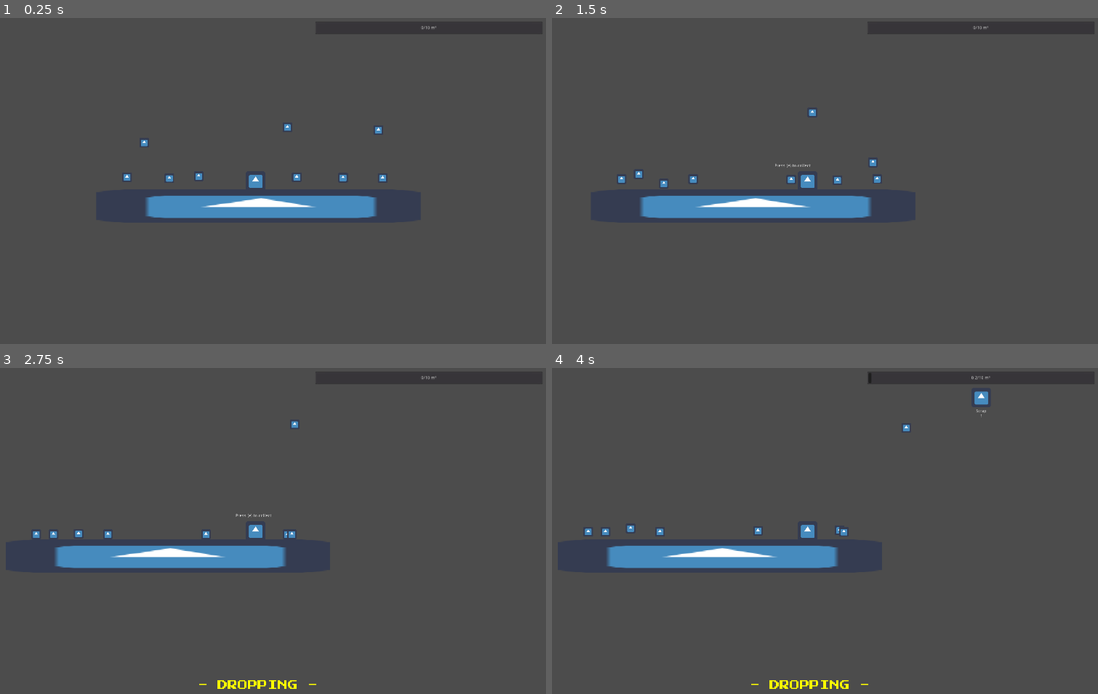
Above: before the commit, frames 1-4 (two rows, left to right).
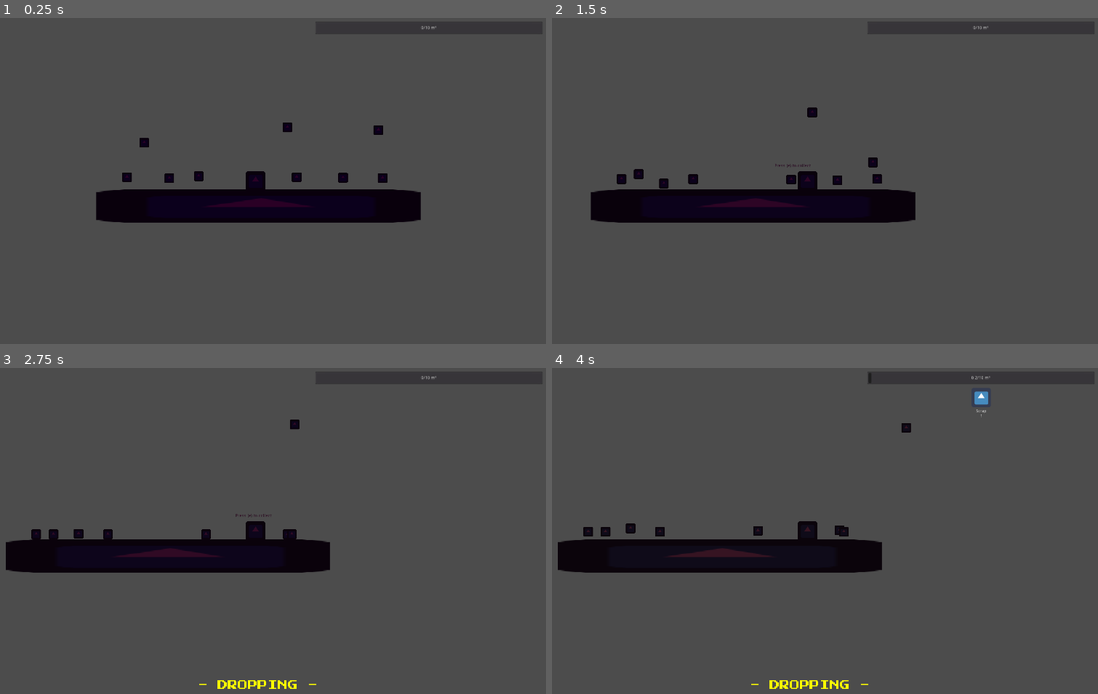
Above: after the commit, the same moments.

Repository: SDArtsCode/Last-Hope
Game: Godot game, scene res://Scenes/Main.tscn
Same seed, same stepped clock (60 frames per second), same inputs: the game is played once before the commit and once after it. The engine's default icon, where the game draws it, is replaced by a stand-in: a white triangle on a blue panel in a dark square.
Inputs (mouse positions are in pixels of both pictures, inside the frame that each line leads up to):
- Up to frame 1 (0.25 s): no input
- Up to frame 2 (1.5 s): tap Enter (drop) at 0.5, 1.35 s; move the mouse to (934, 164) at 0.52 s; hold D (right) from 0.53 s (still down); tap E (collect) at 0.6 s; tap Space (jump) at 0.77 s; move the mouse to (693, 197) at 1.27 s
- Up to frame 3 (2.75 s): tap Space (jump) at 1.52 s; move the mouse to (311, 459) at 2.02 s; release D (right) at 2.03 s; hold A (left) from 2.03 s (still down); hold Tab (drop_mode) from 2.03 s (still down)
- Up to frame 4 (4 s): tap E (collect) at 2.75, 2.85 s; move the mouse to (808, 684) at 2.77 s; release A (left) at 2.78 s; release Tab (drop_mode) at 2.78 s; hold D (right) from 2.78 s (still down); tap Space (jump) at 3.02, 3.77 s; move the mouse to (983, 579) at 3.52 s; hold Enter (drop) from 3.53 s (still down)

The runs differ from the first frame. In frame 1, 6.7% of the frame differs, in the area x 17-78%, y 32-63%; in frame 2, 6.7%, in the area x 7-67%, y 27-63%; in frame 3, 6.6%; in frame 4, 6.6%.

Commit message:
day/night cycle

Diff:
--- a/Scenes/Main.tscn
+++ b/Scenes/Main.tscn
@@ -1,15 +1,22 @@
-[gd_scene load_steps=6 format=2]
+[gd_scene load_steps=7 format=2]
 
 [ext_resource path="res://icon.png" type="Texture" id=1]
 [ext_resource path="res://Scenes/Player.tscn" type="PackedScene" id=2]
 [ext_resource path="res://Scenes/Item.tscn" type="PackedScene" id=3]
 [ext_resource path="res://Scenes/Main.gd" type="Script" id=4]
+[ext_resource path="res://Scenes/daynight.gd" type="Script" id=5]
 
 [sub_resource type="RectangleShape2D" id=1]
 extents = Vector2( 536, 58 )
 
 [node name="Main" type="Node2D"]
 script = ExtResource( 4 )
+
+[node name="daynight" type="CanvasModulate" parent="."]
+color = Color( 0.168627, 0, 0.14902, 1 )
+script = ExtResource( 5 )
+cycle_len = 120.0
+colors = [ Color( 0.168627, 0, 0.14902, 1 ), Color( 0.282353, 0.2, 0.113725, 1 ), Color( 0.678431, 0.678431, 0.603922, 1 ), Color( 0.988235, 1, 0.776471, 1 ), Color( 0.988235, 1, 0.776471, 1 ), Color( 0.988235, 1, 0.776471, 1 ), Color( 0.678431, 0.678431, 0.603922, 1 ), Color( 0.282353, 0.2, 0.113725, 1 ), Color( 0.168627, 0.00392157, 0.00392157, 1 ), Color( 0.0431373, 0.0431373, 0.0431373, 1 ), Color( 0.0431373, 0.0431373, 0.0431373, 1 ), Color( 0.101961, 0.0352941, 0.0941176, 1 ), Color( 0.168627, 0, 0.14902, 1 ) ]
 
 [node name="StaticBody2D" type="StaticBody2D" parent="."]
 position = Vector2( -134, 8 )
--- /dev/null
+++ b/Scenes/daynight.gd
@@ -0,0 +1,31 @@
+extends CanvasModulate
+
+export var time = 0.0
+export var cycle_len = 1200.0
+export var colors: Array
+
+var color_len = 0.0
+var trans_len = 0.0
+var rgb_curr: Array = []
+var timer = 0.0
+
+func _ready():
+	rgb_curr = [colors[0].r, colors[0].g, colors[0].b]
+	color = Color(colors[0].r, colors[0].g, colors[0].b)
+	color_len = len(colors)-1
+	trans_len = cycle_len/color_len
+
+func _process(delta):
+	var phase = floor((time/cycle_len)*(cycle_len/trans_len))
+	timer += delta
+	if timer >= 1.0:
+		time += 1
+		timer -= 1.0
+		if time >= cycle_len:
+			time = 0
+		var rgb_delta = [(colors[phase+1].r-colors[phase].r)/trans_len, (colors[phase+1].g-colors[phase].g)/trans_len, (colors[phase+1].b-colors[phase].b)/trans_len]
+		rgb_curr[0] += rgb_delta[0]
+		rgb_curr[1] += rgb_delta[1]
+		rgb_curr[2] += rgb_delta[2]
+		print(rgb_curr)
+		color = Color(rgb_curr[0], rgb_curr[1], rgb_curr[2])
